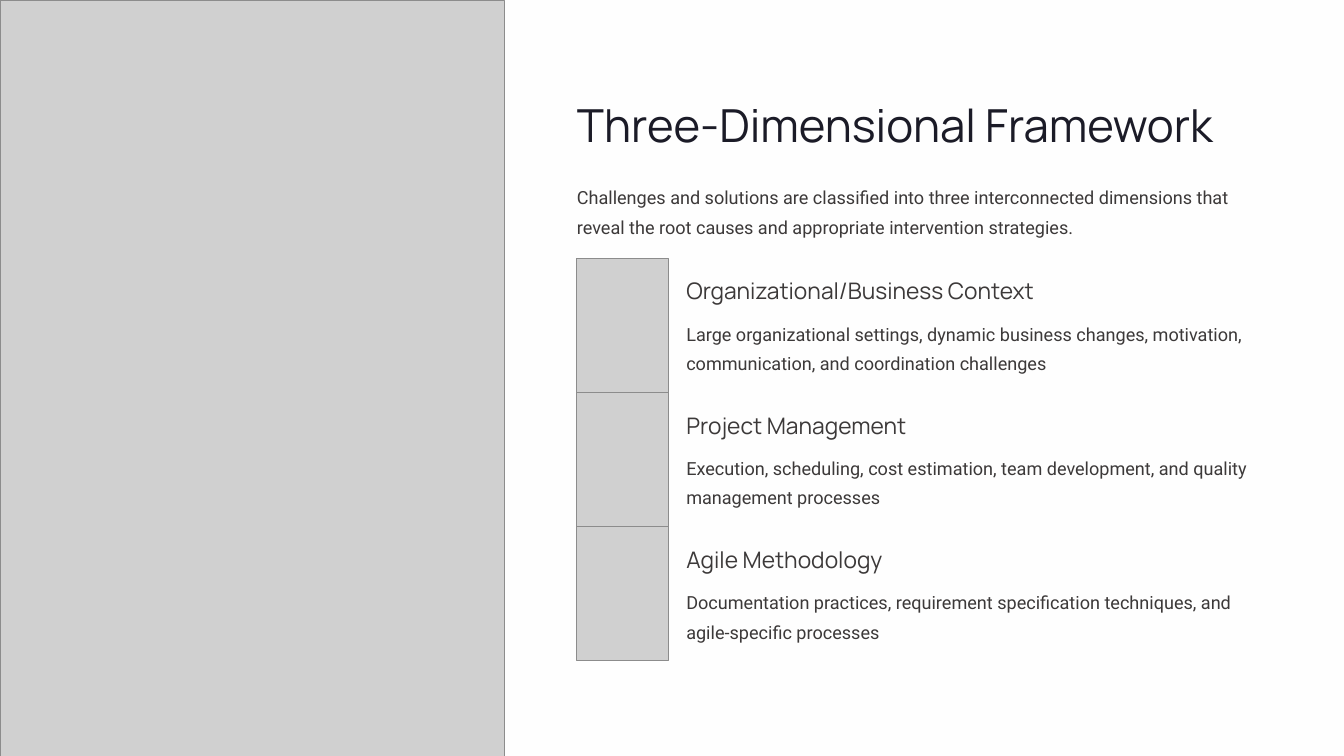
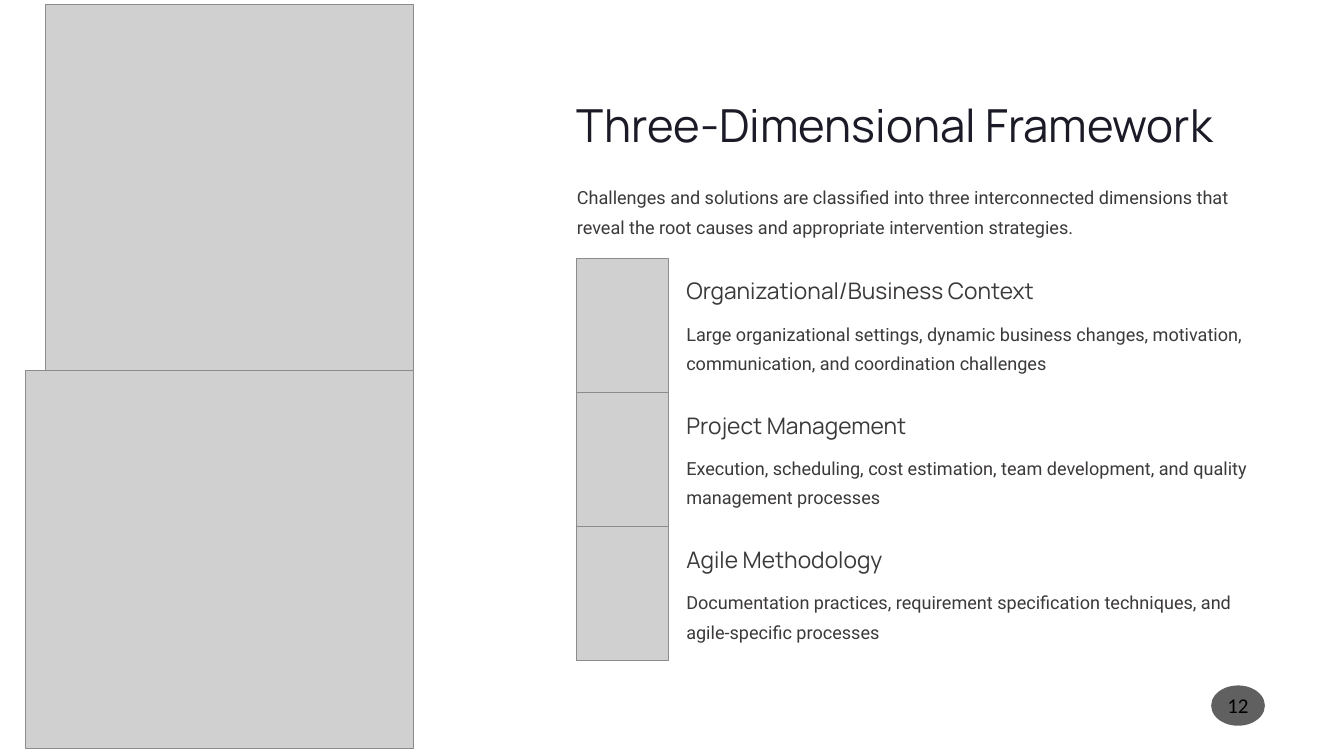
Before and after one commit to shohaghcsesust/MSCSE-SSA, a slide deck: slide 12 of Agile-Software-Requirements-Engineering.pptx (slide 10 before the commit). Drawn at 1344x756 pixels with LibreOffice and Linux fonts; fonts in the diff are those of the drawing; grey boxes stand for pictures. Boxes give left, top, right and bottom in pixels: in the first picture for what was removed or moved away, otherwise in the second. Text is boxed around its words. In the diff, an @@ line names an element or a change of style, - is before the commit and + after.

```diff
--- a/Agile-Software-Requirements-Engineering.pptx
+++ b/Agile-Software-Requirements-Engineering.pptx
@@ rectangle removed at box(0, 0, 1344, 756) @@
@@ rectangle removed at box(0, 0, 1344, 756) @@
@@ picture removed at box(0, 0, 504, 756) @@
@@ picture added at box(45, 5, 414, 375) @@
@@ picture added at box(25, 370, 414, 748) @@
@@ page number added at box(1211, 685, 1265, 726), fill #1D1D1D at 70% opacity, 18 pt, text #000000 @@
+12
```
Also in this commit, not shown: 14 other slides changed, 3 slides added, 1 slide removed.
